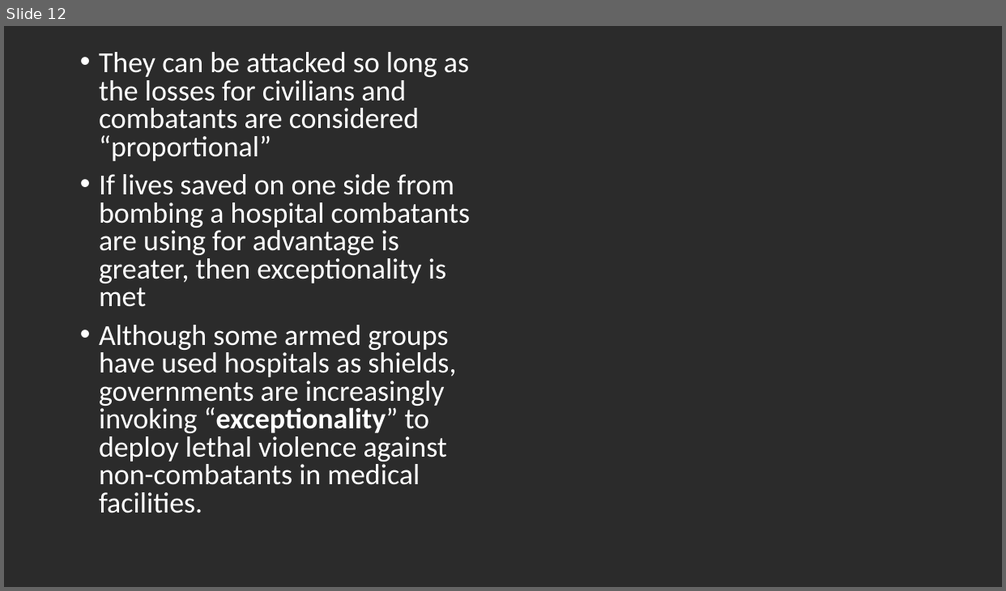
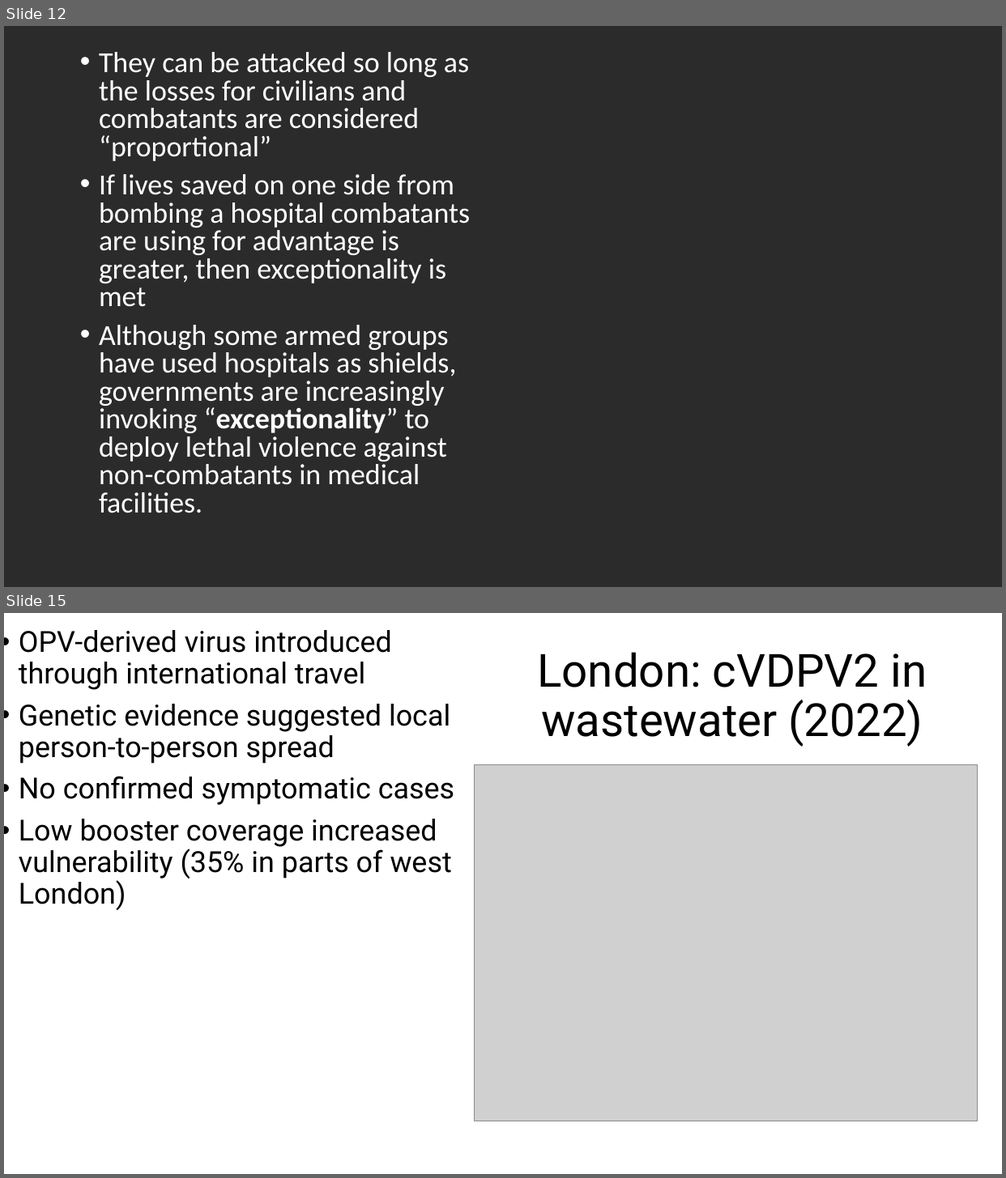
Before and after one commit to tstallins/tstallins.github.io, a slide deck: courses/261/politicalonline.pptx. Shown one above the other, each under a label of ours: slide 12 before the commit, slides 12 and 15 after it; the slides between them are not shown. The pictures are 1006x591 and 1006x1178 pixels, drawn with LibreOffice and Linux fonts; fonts in the diff are those of the drawing; grey boxes stand for pictures; background and template pictures are left out; a plain dark background stands for a picture behind light text. Boxes give left, top, right and bottom in pixels: in the first picture for what was removed or moved away, otherwise in the second. Text is boxed around its words. In the diff, an @@ line names an element or a change of style, - is before the commit and + after.

```diff
--- a/courses/261/politicalonline.pptx
+++ b/courses/261/politicalonline.pptx
@@ slide 15 added at [4,613,1002,1174], background #FFFFFF @@
@@ text added at [19,630,454,910], 28 pt, text #000000 @@
+• OPV-derived virus introduced through international travel
+• Genetic evidence suggested local person-to-person spread
+• No confirmed symptomatic cases
+• Low booster coverage increased vulnerability (35% in parts of west London)
@@ title added at [537,652,927,747], 44 pt, text #000000 @@
+London: cVDPV2 in wastewater (2022)
@@ picture added at [474,765,978,1122] @@
```
Also in this commit, not shown: 9 other slides added.
